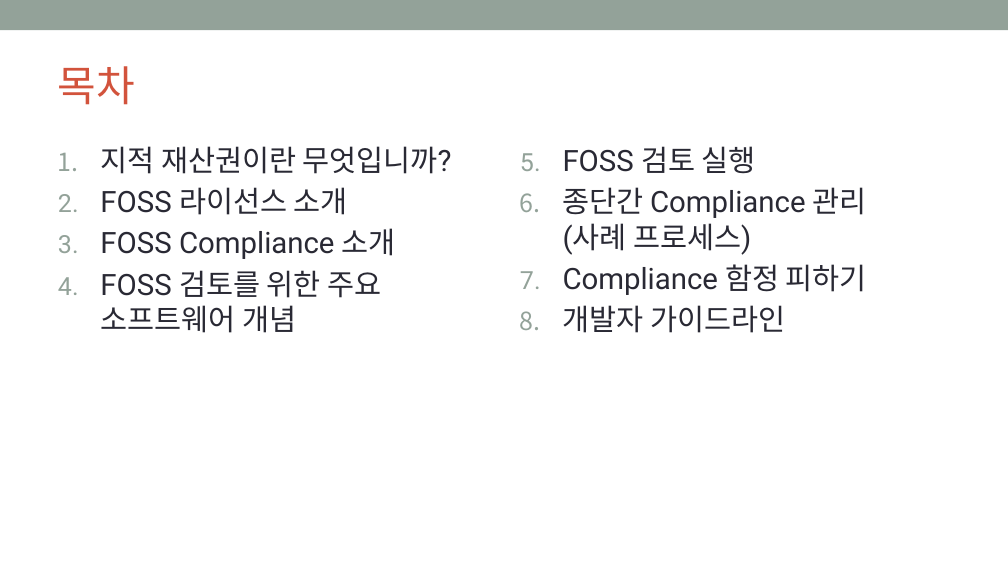
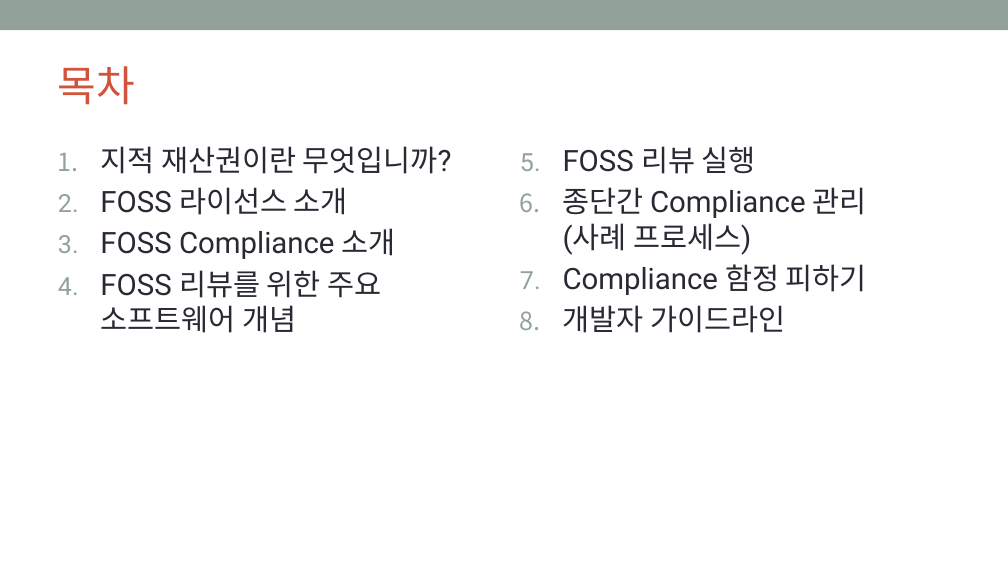
Before and after one commit to OpenChain-KWG/Curriculum-Translation-KR, a slide deck: slide 3 of target/slides/openchain-curriculum-for-1-1.pptx. Drawn at 1008x567 pixels with LibreOffice and Linux fonts; fonts in the diff are those of the drawing; background and template pictures are left out. Boxes give left, top, right and bottom in pixels: in the first picture for what was removed or moved away, otherwise in the second. Text is boxed around its words. In the diff, an @@ line names an element or a change of style, - is before the commit and + after.

```diff
--- a/target/slides/openchain-curriculum-for-1-1.pptx
+++ b/target/slides/openchain-curriculum-for-1-1.pptx
@@ text at [563,146,756,174]: text changed @@
-5. FOSS 검토 실행
+5. FOSS 리뷰 실행
@@ text at [100,270,381,333]: text changed @@
-4. FOSS 검토를 위한 주요 소프트웨어 개념
+4. FOSS 리뷰를 위한 주요 소프트웨어 개념
```
Also in this commit, not shown: 7 other slides changed, 3 slides added, 3 slides removed, 10 other files.
